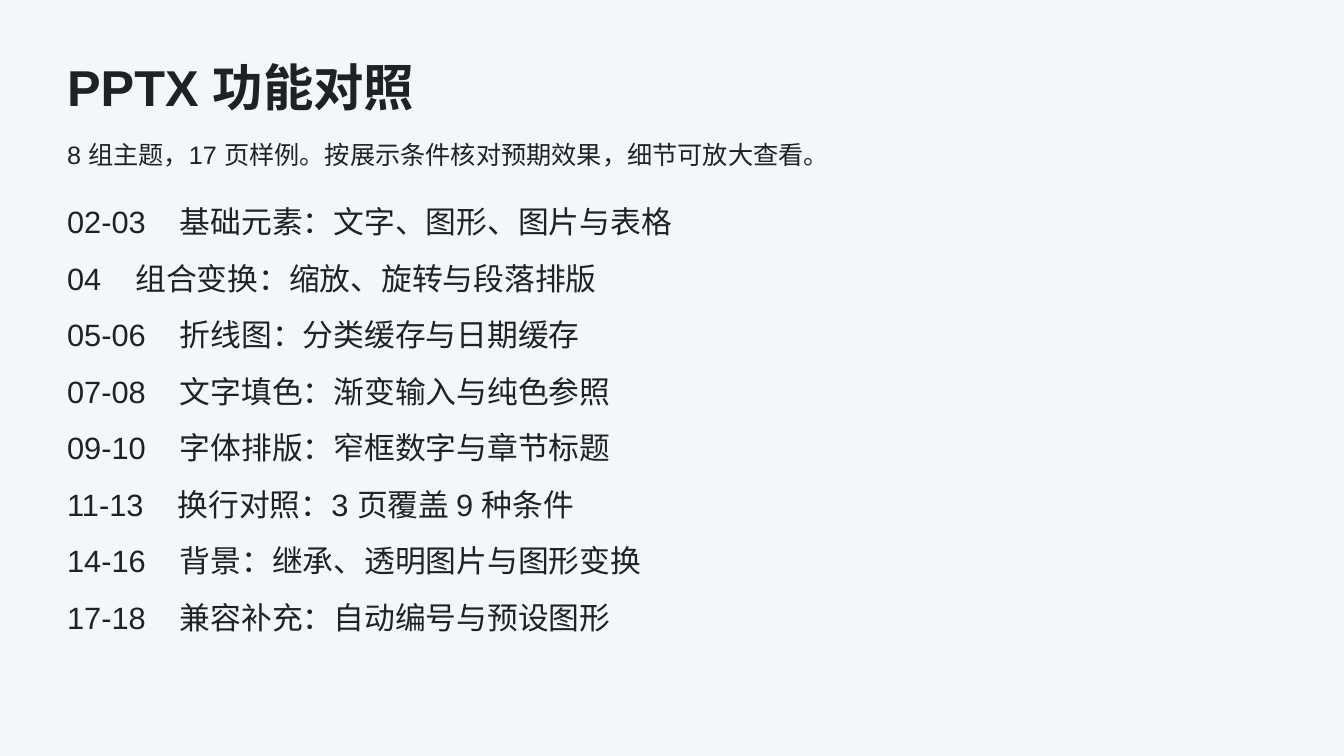
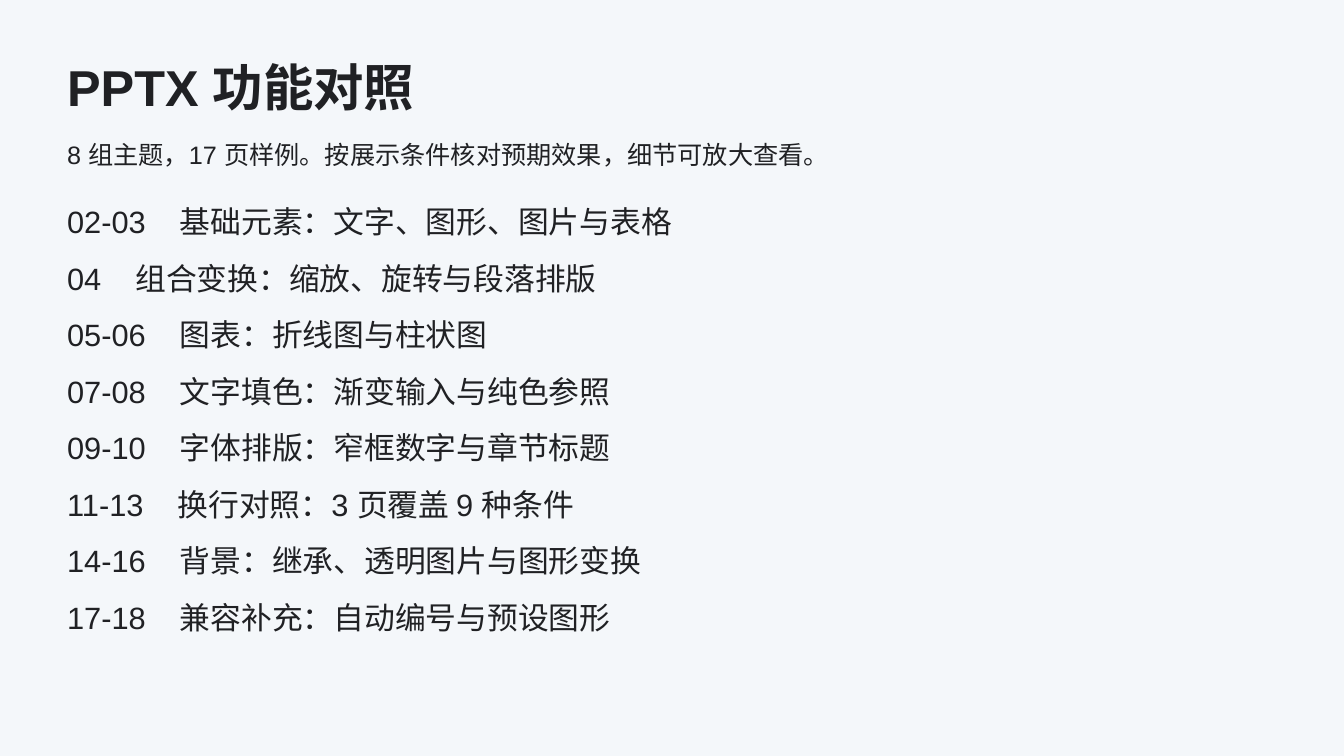
Before and after one commit to donglua/JZOfficeViewer, a slide deck: slide 1 of demo-ohos/src/main/resources/rawfile/sample.pptx. Drawn at 1344x756 pixels with LibreOffice and Linux fonts; fonts in the diff are those of the drawing. Boxes give left, top, right and bottom in pixels: in the first picture for what was removed or moved away, otherwise in the second. Text is boxed around its words. In the diff, an @@ line names an element or a change of style, - is before the commit and + after.

Commit message:
test(pptx): 演示样例 sample.pptx 图表章节更新柱状图演示页

```diff
--- a/demo-ohos/src/main/resources/rawfile/sample.pptx
+++ b/demo-ohos/src/main/resources/rawfile/sample.pptx
@@ text at box(67, 320, 487, 349): text changed @@
-05-06 折线图：分类缓存与日期缓存
+05-06 图表：折线图与柱状图
```
Also in this commit, not shown: 1 other slide changed, 5 other files.
